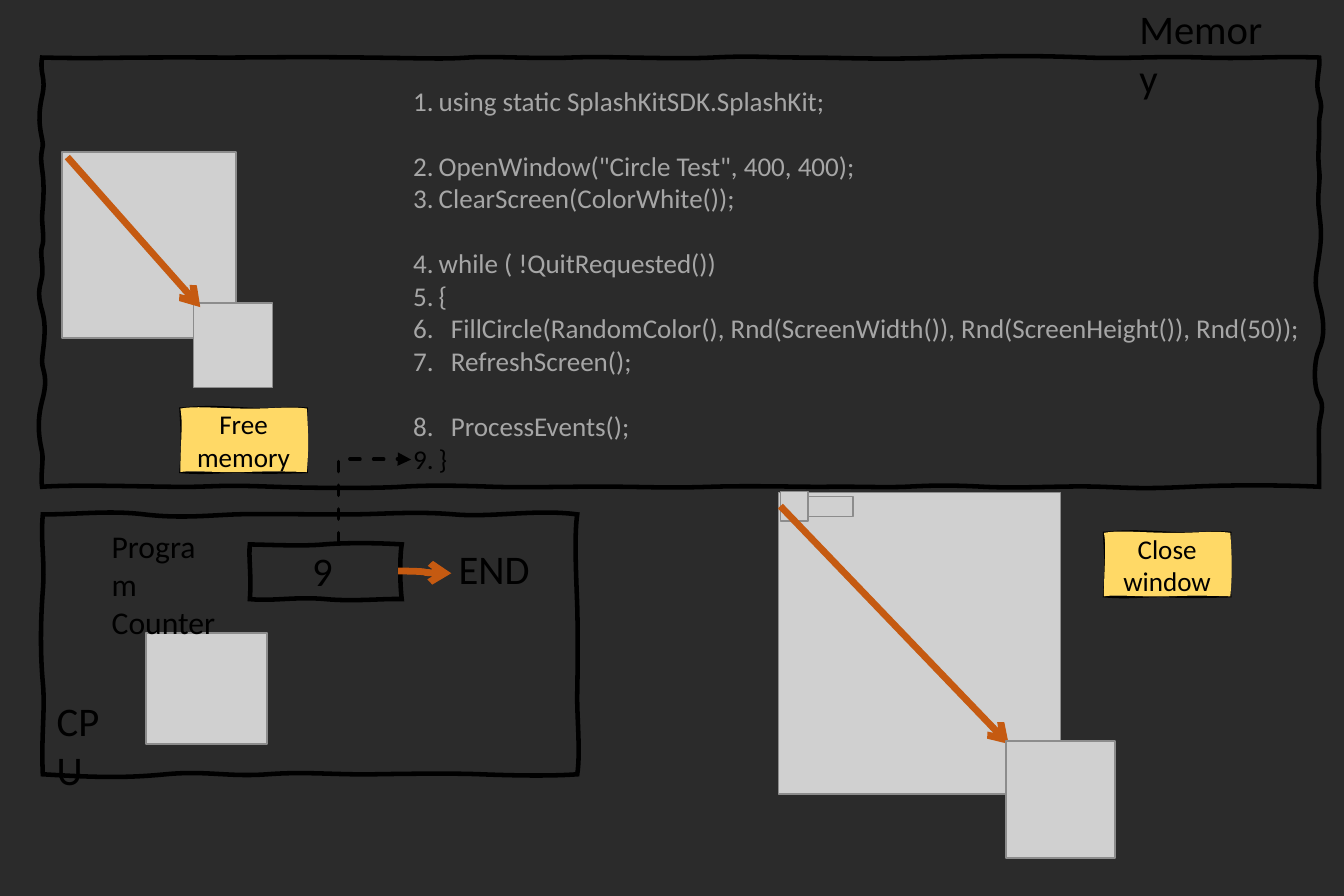
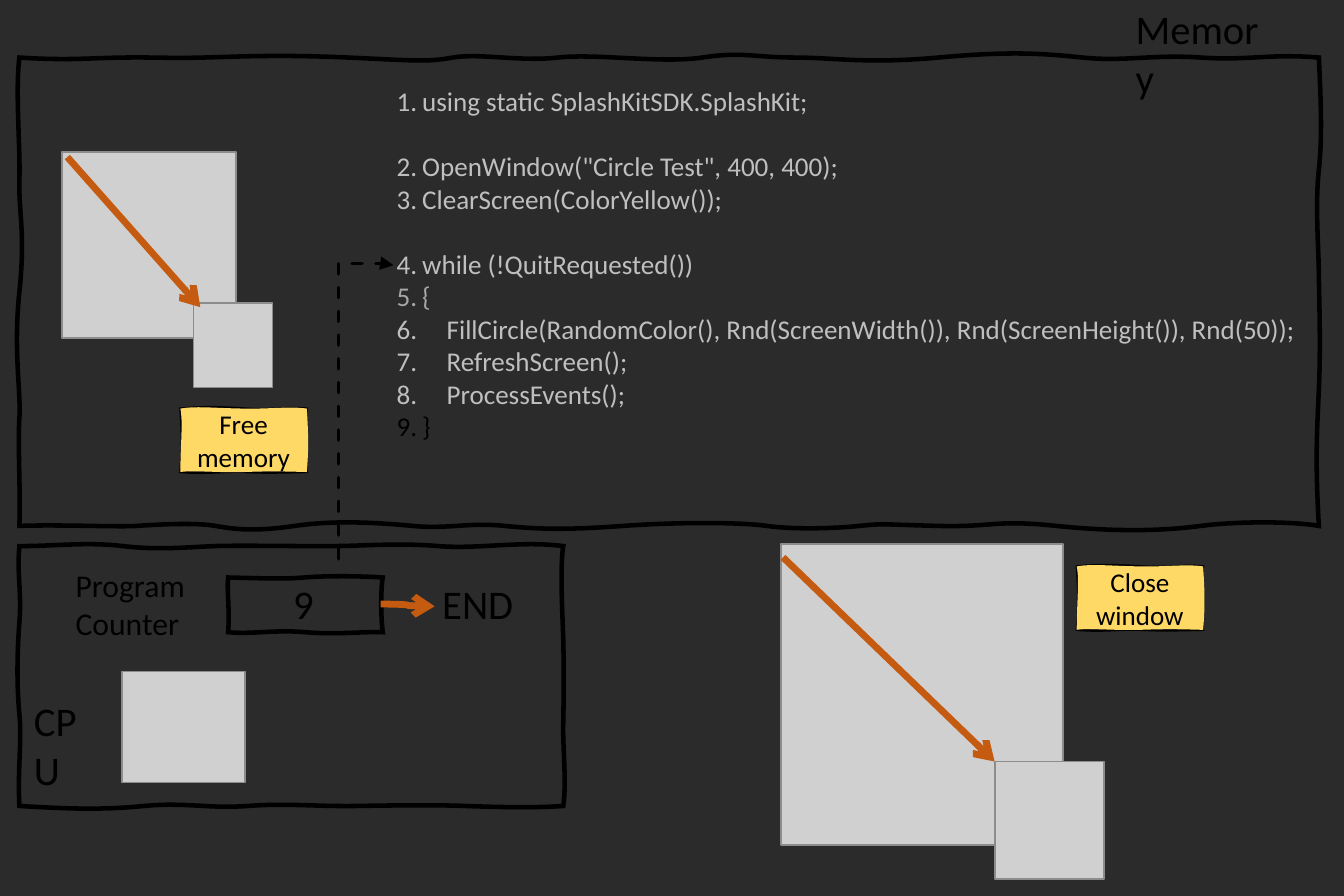
Before and after one commit to splashkit/the-programmers-field-guide, a slide deck: slide 16 of resources/ppt-slides/while-loop-splashkit.pptx. Drawn at 1344x896 pixels with LibreOffice and Linux fonts; fonts in the diff are those of the drawing; grey boxes stand for pictures; background and template pictures are left out; a plain dark background stands for a picture behind light text. Boxes give left, top, right and bottom in pixels: in the first picture for what was removed or moved away, otherwise in the second. Text is boxed around its words. In the diff, an @@ line names an element or a change of style, - is before the commit and + after.

Commit message:
Edit P1C3 while loop concept.

```diff
--- a/resources/ppt-slides/while-loop-splashkit.pptx
+++ b/resources/ppt-slides/while-loop-splashkit.pptx
@@ freeform shape resized from (x1=42, y1=57, x2=1318, y2=486) to (x1=20, y1=57, x2=1318, y2=525) @@
@@ text "using static SplashKitSDK.SplashKit;" moved from (x1=439, y1=92, x2=1298, y2=440) to (x1=422, y1=92, x2=1294, y2=408) @@
@@ text at (x1=422, y1=92, x2=1294, y2=408): text colour #A6A6A6 to #BFBFBF in "using static SplashKitSDK.SplashKit;", "OpenWindow("Circle Test", 400, 400);", "FillCircle(RandomColor(), Rnd(ScreenWidth()), Rnd(ScreenHeig ...", "RefreshScreen();" and 1 more places @@
@@ text at (x1=422, y1=189, x2=722, y2=279): text changed; text colour #A6A6A6 to #BFBFBF @@
-3. ClearScreen(ColorWhite());
-4. while ( !QuitRequested())
+3. ClearScreen(ColorYellow());
+4. while (!QuitRequested())
@@ elbow arrow moved from (338, 543) - (411, 460) to (338, 559) - (393, 265) @@
@@ picture removed at (x1=780, y1=491, x2=808, y2=520) @@
@@ picture removed at (x1=785, y1=496, x2=852, y2=515) @@
@@ freeform shape resized from (x1=42, y1=514, x2=577, y2=774) to (x1=20, y1=546, x2=564, y2=806) @@
@@ text "Program" rewrapped from (x1=112, y1=614, x2=216, y2=642) to (x1=76, y1=577, x2=185, y2=635) @@
@@ picture moved from (x1=778, y1=492, x2=1060, y2=793) to (x1=782, y1=544, x2=1063, y2=845) @@
@@ arrow moved from (780, 505) - (1009, 744) to (783, 557) - (995, 762) @@
@@ freeform shape "Close window" moved from (x1=1103, y1=533, x2=1230, y2=596) to (x1=1076, y1=566, x2=1203, y2=629) @@
@@ text "9" moved from (x1=312, y1=560, x2=333, y2=597) to (x1=293, y1=593, x2=314, y2=630) @@
@@ freeform shape moved from (x1=250, y1=544, x2=401, y2=600) to (x1=228, y1=577, x2=382, y2=632) @@
@@ text "END" moved from (x1=459, y1=558, x2=530, y2=584) to (x1=442, y1=593, x2=513, y2=619) @@
@@ curved arrow moved from (398, 570) - (452, 574) to (380, 605) - (434, 606) @@
@@ text "CPU" moved from (x1=41, y1=687, x2=140, y2=752) to (x1=18, y1=687, x2=119, y2=752) @@
@@ picture moved from (x1=146, y1=632, x2=268, y2=743) to (x1=122, y1=671, x2=245, y2=782) @@
@@ picture moved from (x1=1006, y1=741, x2=1115, y2=858) to (x1=995, y1=762, x2=1103, y2=879) @@
```
Also in this commit, not shown: 15 other slides changed, 17 other files.
